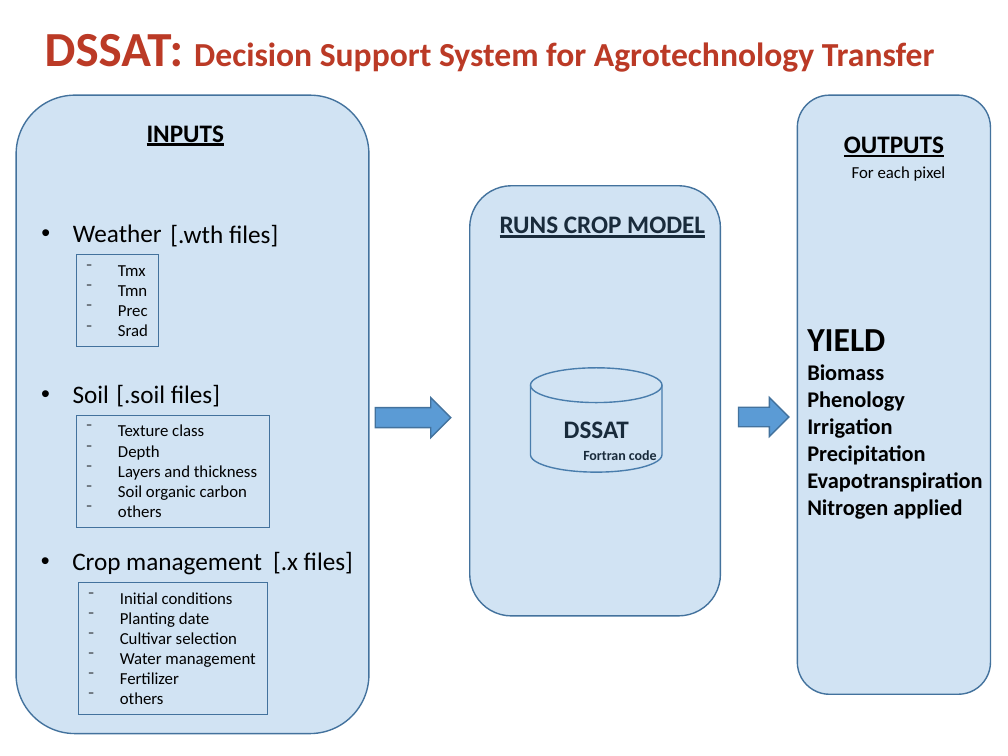
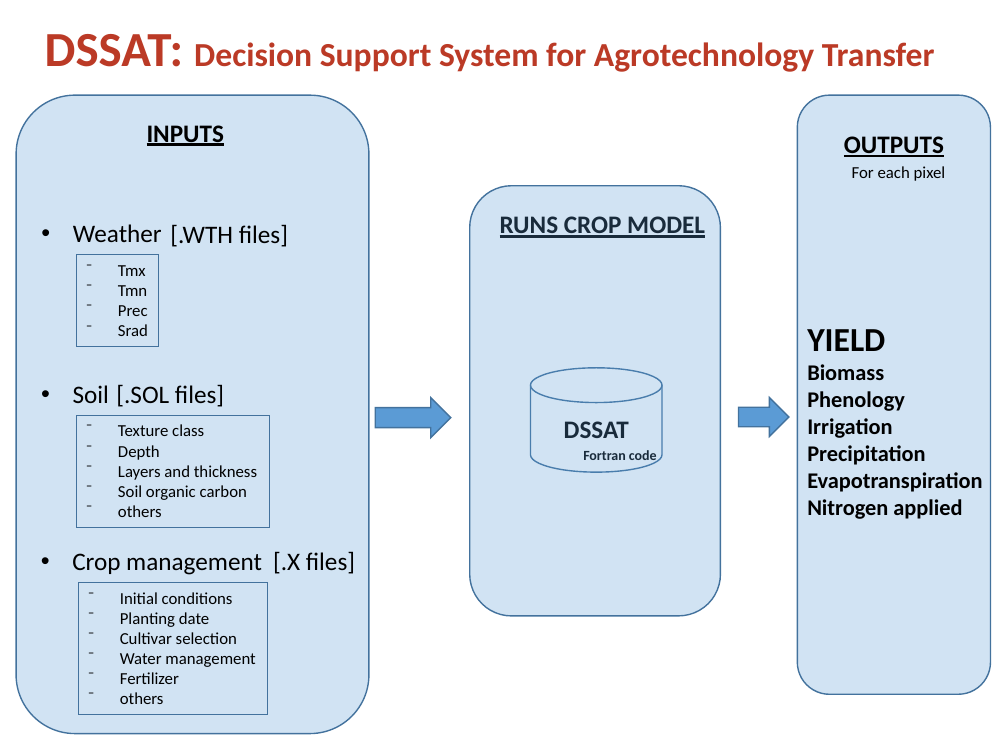
Before and after one commit to haachicanoy/workshop_urosario, a slide deck: slide 2 of Workshop_big_data_urosario_2017.pptx. Drawn at 1008x756 pixels with LibreOffice and Linux fonts; fonts in the diff are those of the drawing; background and template pictures are left out. Boxes give left, top, right and bottom in pixels: in the first picture for what was removed or moved away, otherwise in the second. Text is boxed around its words. In the diff, an @@ line names an element or a change of style, - is before the commit and + after.

```diff
--- a/Workshop_big_data_urosario_2017.pptx
+++ b/Workshop_big_data_urosario_2017.pptx
@@ text at <box>170,224,288,247</box>: text changed @@
-[.wth files]
+[.WTH files]
@@ text at <box>116,384,224,407</box>: text changed @@
-[.soil files]
+[.SOL files]
@@ text at <box>273,551,355,574</box>: text changed @@
-[.x files]
+[.X files]
```
Also in this commit, not shown: 55 other files.
